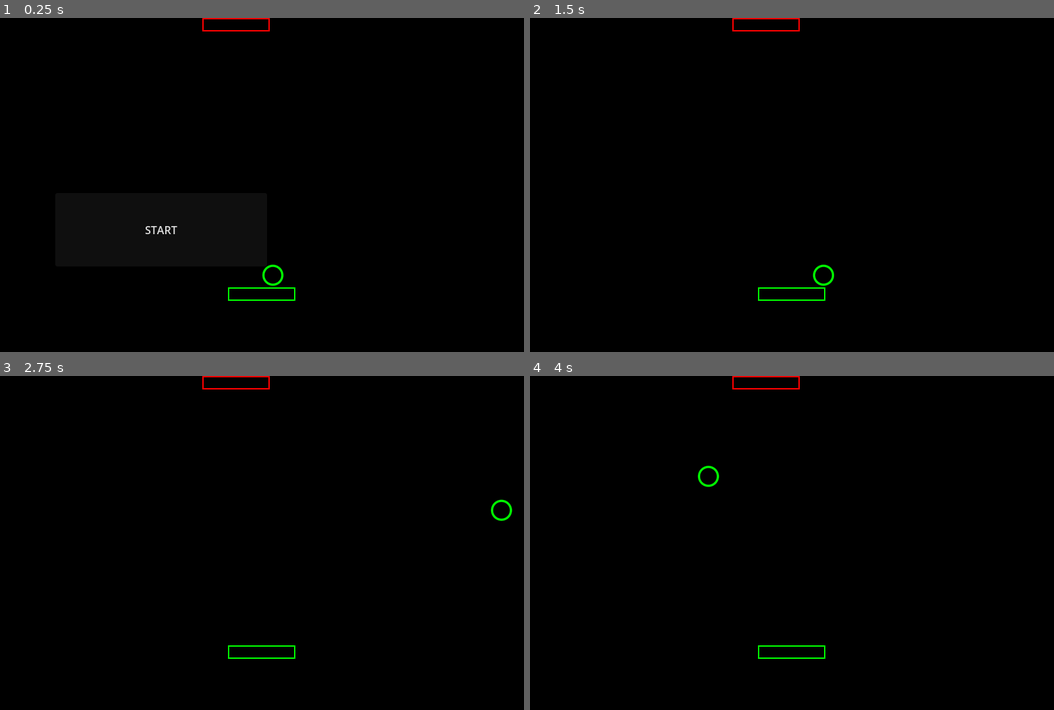
Above: before the commit, frames 1-4 (two rows, left to right).
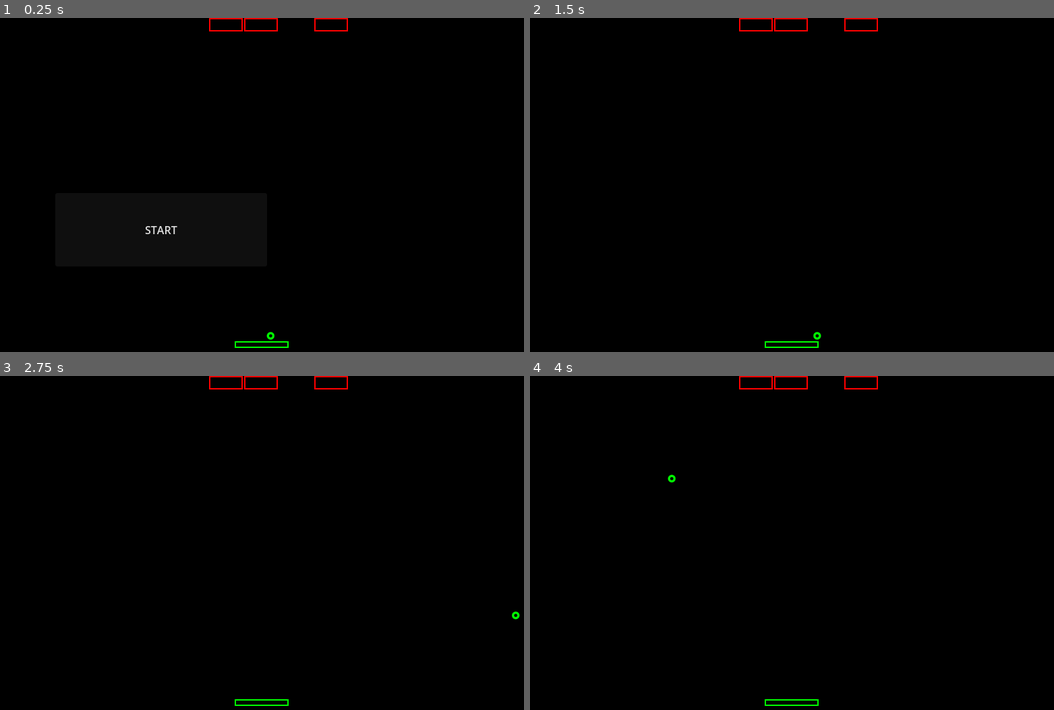
Above: after the commit, the same moments.

Repository: Germenzi/Infinitoid
Game: Godot game, scene res://scenes/arcanoid_game.tscn
Same seed, same stepped clock (60 frames per second), same inputs: the game is played once before the commit and once after it. This scene is started directly instead of the project's main scene.
Inputs (mouse positions are in pixels of both pictures, inside the frame that each line leads up to):
- Up to frame 1 (0.25 s): no input
- Up to frame 2 (1.5 s): click "START" at 0.5 s; tap Enter at 1.25 s; move the mouse to (912, 168) at 1.27 s; hold Up (ui_up) from 1.28 s (still down); tap O at 1.35 s; click (912, 168) at 1.42 s
- Up to frame 3 (2.75 s): release Up (ui_up) at 2 s; tap Space at 2 s; drag from (151, 559) to (235, 613) at 2.02 s
- Up to frame 4 (4 s): move the mouse to (844, 469) at 2.77 s; hold Up (ui_up) 2.78-3.5 s; tap O at 2.85 s; drag from (765, 613) to (629, 492) at 3.52 s

The runs differ from the first frame. In frame 1, 0.5% of the frame differs, in the area x 38-67%, y 0-99%; in frame 2, 0.5%; in frame 3, 0.5%, in the area x 38-100%, y 0-99%; in frame 4, 0.5%.

Commit message:
Changed scale and some fixes

Diff:
--- a/project.godot
+++ b/project.godot
@@ -13,6 +13,7 @@
 config/name="Infinitoid"
 run/main_scene="res://main.tscn"
 config/features=PackedStringArray("4.3")
+run/max_fps=72
 config/icon="res://icon.svg"
 
 [debug]
--- a/scenes/GameState.gd
+++ b/scenes/GameState.gd
@@ -45,6 +45,9 @@
 @export_range(0.0, 100.0)
 var blocks_columns_gap : float = 4.0
 
+@export_range(1, 1000)
+var initial_block_spawn_amount : int = 1
+
 @export_subgroup("Draw")
 @export_range(1.0, 10.0)
 var block_draw_width : float = 2.0
@@ -81,4 +84,4 @@
 	playing_area_rect = Rect2(Vector2.ZERO, get_tree().root.size)
 
 	blocks_columns = playing_area_rect.size.x / (block_size.x + blocks_columns_gap)
-	blocks_spawn_count = 1
+	blocks_spawn_count = initial_block_spawn_amount
--- a/scenes/arcanoid_game.tscn
+++ b/scenes/arcanoid_game.tscn
@@ -49,11 +49,9 @@
 
 
 func _on_state_game_starting() -> void:
-	const PLATFORM_GAP : float = 100.0
-
 	_game_state.platform_rect.position = Vector2(
 		_game_state.playing_area_rect.position.x+_game_state.playing_area_rect.size.x/2.0 -_game_state.platform_rect.size.x/2.0,
-		_game_state.playing_area_rect.end.y-PLATFORM_GAP)
+		_game_state.playing_area_rect.end.y-_game_state.platform_height-_game_state.platform_rect.size.y)
 
 	_place_ball_to_launch_position()
 	_spawn_blocks_layer()
@@ -209,12 +207,17 @@
 
 	var spawned_columns : Array[int] = []
 	var spawn_count : int = min(_game_state.blocks_spawn_count, _game_state.blocks_columns)
+	var x_offset : float = (_game_state.playing_area_rect.size.x - \\
+			(_game_state.block_size.x+_game_state.blocks_columns_gap)*_game_state.blocks_columns)/2.0
+
 	for i:int in spawn_count:
 		var column : int = randi()%_game_state.blocks_columns
 		while column in spawned_columns: column = randi()%_game_state.blocks_columns
-
+		spawned_columns.append(column)
 		var new_block : Rect2 = Rect2(
-			_game_state.playing_area_rect.position + Vector2(_game_state.block_size.x+_game_state.blocks_columns_gap, 0.0)*column,
+			_game_state.playing_area_rect.position + \\
+				Vector2(_game_state.block_size.x+_game_state.blocks_columns_gap, 0.0)*column + \\
+				Vector2(x_offset, 0.0),
 			_game_state.block_size
 		)
 
@@ -250,7 +253,14 @@
 [node name="GameState" type="Node" parent="."]
 unique_name_in_owner = true
 script = ExtResource("3_6rb05")
+initial_ball_radius = 5.0
 initial_ball_speed = 500.0
+initial_platform_size = Vector2(80, 10)
 initial_platform_speed = 400.0
+platform_height = 10.0
+block_size = Vector2(50, 20)
+block_rows_gap = 2.0
+blocks_columns_gap = 2.0
+initial_block_spawn_amount = 3
 
 [connection signal="pressed" from="StartButton" to="GameController" method="_on_start_button_pressed"]
